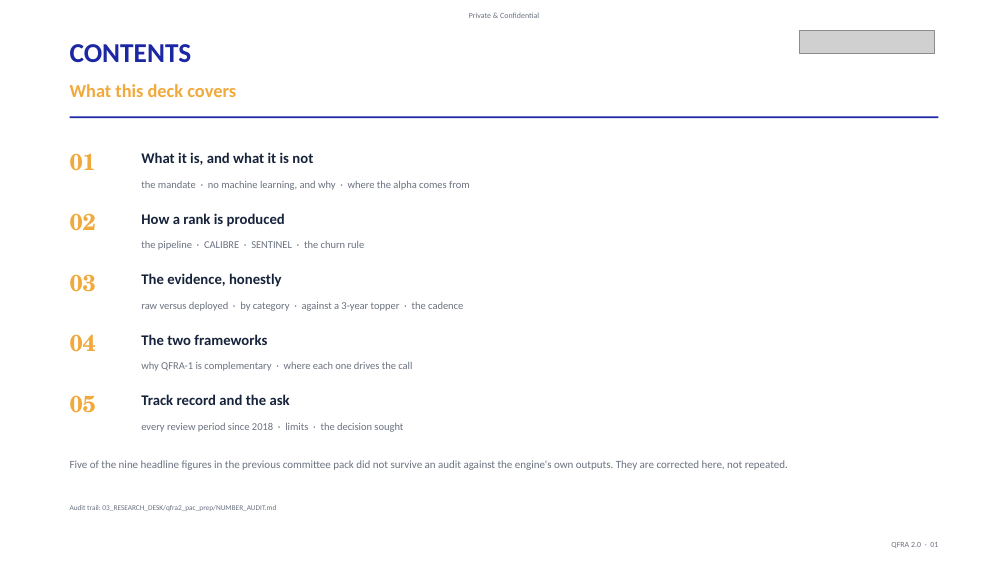
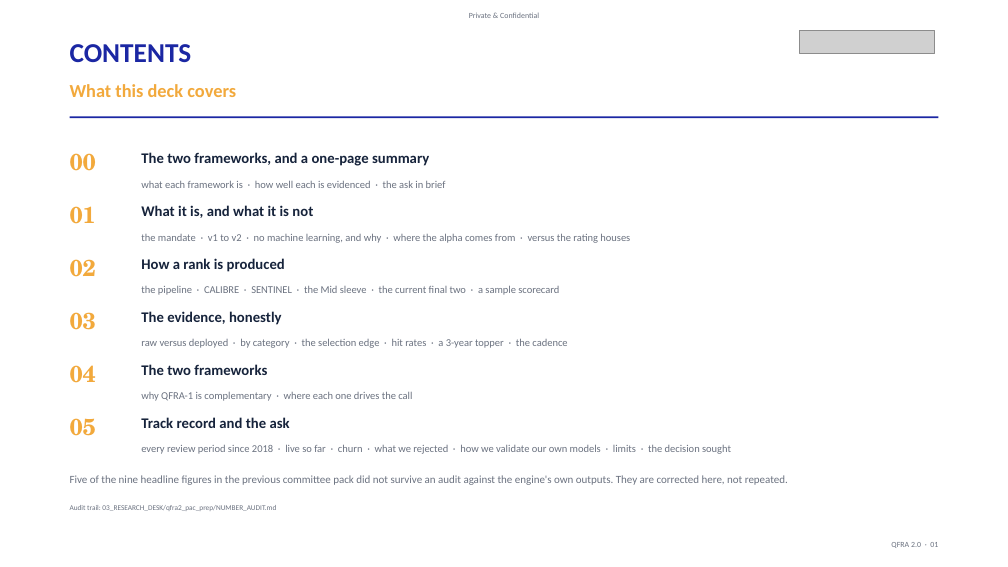
Before and after one commit to shreyas1gupta-wq/ionic-scorecard, a slide deck: slide 2 of Shreyas_Ionic_AMC/09_PRODUCT/reports/QFRA2_PRODUCT_APPROVAL_DECK.pptx. Drawn at 1008x567 pixels with LibreOffice and Linux fonts; fonts in the diff are those of the drawing; grey boxes stand for pictures. Boxes give left, top, right and bottom in pixels: in the first picture for what was removed or moved away, otherwise in the second. Text is boxed around its words. In the diff, an @@ line names an element or a change of style, - is before the commit and + after.

```diff
--- a/Shreyas_Ionic_AMC/09_PRODUCT/reports/QFRA2_PRODUCT_APPROVAL_DECK.pptx
+++ b/Shreyas_Ionic_AMC/09_PRODUCT/reports/QFRA2_PRODUCT_APPROVAL_DECK.pptx
@@ text added at (70, 153, 96, 171), 22 pt, text #F2A93C, bold @@
+00
@@ text added at (141, 152, 429, 166), 14 pt, text #16233B, bold @@
+The two frameworks, and a one-page summary
@@ text "01": place and size @@
-text "01" at (70, 153, 96, 171)
+text "01" at (70, 206, 96, 224)
@@ text "What it is, and what ...": place and size @@
-text "What it is, and what ..." at (141, 152, 313, 165)
+text "What it is, and what ..." at (141, 205, 313, 218)
@@ text at (141, 181, 446, 188): text changed @@
-the mandate · no machine learning, and why · where the alpha comes from
+what each framework is · how well each is evidenced · the ask in brief
@@ text at (141, 234, 630, 243): text changed @@
-the pipeline · CALIBRE · SENTINEL · the churn rule
+the mandate · v1 to v2 · no machine learning, and why · where the alpha comes from · versus the rating houses
@@ text "02": place and size @@
-text "02" at (70, 213, 96, 231)
+text "02" at (70, 259, 96, 277)
@@ text "How a rank is produced": place and size @@
-text "How a rank is produced" at (141, 213, 285, 227)
+text "How a rank is produced" at (141, 258, 285, 272)
@@ text added at (141, 286, 559, 295), 10 pt, text #6B7280 @@
+the pipeline · CALIBRE · SENTINEL · the Mid sleeve · the current final two · a sample scorecard
@@ text "03": place and size @@
-text "03" at (70, 274, 96, 292)
+text "03" at (70, 312, 96, 330)
@@ text "The evidence, honestly": place and size @@
-text "The evidence, honestly" at (141, 273, 282, 287)
+text "The evidence, honestly" at (141, 311, 282, 325)
@@ text at (141, 339, 567, 348): text changed @@
-raw versus deployed · by category · against a 3-year topper · the cadence
+raw versus deployed · by category · the selection edge · hit rates · a 3-year topper · the cadence
@@ 3 texts: place and size @@
-3 texts at (70, 334, 412, 371)
+3 texts at (70, 364, 412, 401)
@@ text "05": place and size @@
-text "05" at (70, 395, 96, 413)
+text "05" at (70, 418, 96, 436)
@@ text "Track record and the ask": place and size @@
-text "Track record and the ask" at (141, 394, 290, 405)
+text "Track record and the ask" at (141, 417, 290, 428)
@@ text at (141, 445, 731, 454): text changed @@
-every review period since 2018 · limits · the decision sought
+every review period since 2018 · live so far · churn · what we rejected · how we validate our own models · limits · the decision sought
@@ text "Five of the nine headline ...": place and size @@
-text "Five of the nine headline ..." at (70, 460, 788, 470)
+text "Five of the nine headline ..." at (70, 475, 788, 485)
```
Also in this commit, not shown: 24 other slides changed, 16 slides added, 31 other files.
